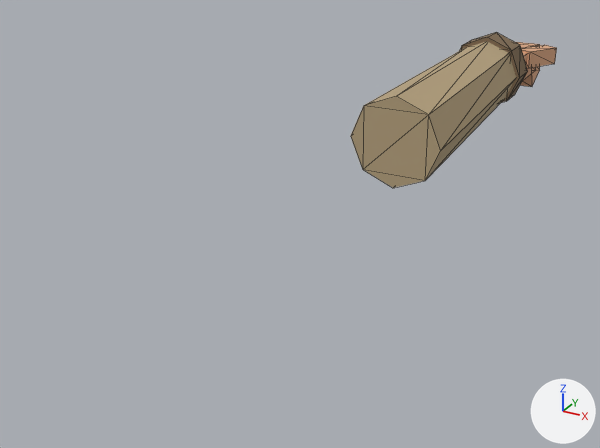
The glTF model assets/models/fp_arm_l.glb: old version first, new version second.
Camera for both pictures: a 50 mm camera at (0.309, -0.813, 0.258) aimed at (-0.069, -0.126, -0.086). Arrows for +X, +Y and +Z are at lower right; the lights stay in place. The picture after the commit comes second. Mesh edges are drawn as thin lines. Vertices at exactly the same position are counted once.

The first picture shows 'arm'.
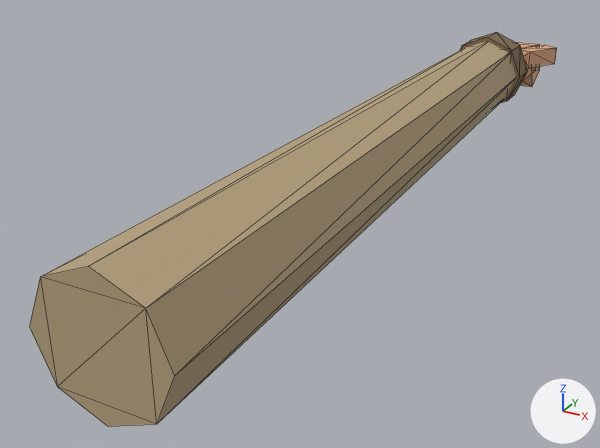
Where the newer file only moved an object's origin or applied its transform, the numbers keep the older frame.

Pixel boxes [x1, y1, x2, y2] of what changed, in the pictures (600 x 448 px; the box of a moved part takes in the faces that stretch with it):
'arm', reshaped (155% wider, 152% taller): before [351, 32, 557, 188]; after [30, 32, 557, 427]
part 1 of me_cone, moved or reshaped: before [351, 41, 516, 188]; after [30, 41, 516, 427]

Diff of the bpy script that builds the scene:
```diff
--- a/assets/models/fp_arm_l.glb.py
+++ b/assets/models/fp_arm_l.glb.py
@@ me_cone @@
 # used by ob_arm; location = (0.0, 0.11, -0.005)
-me_cone.from_pydata(...)  # 56 vertices, 92 faces; spans x -0.05..0.067, y -0.162..0.298, z -0.055..0.052
-me_cone.vertices[0].co = (0.0, -0.158, -0.055)  # pixel (392, 188)
+me_cone.from_pydata(...)  # 56 vertices, 92 faces; spans x -0.056..0.067, y -0.611..0.298, z -0.061..0.052
+# me_cone part 1
+me_cone.vertices[0].co = (0.0, -0.609, -0.061)  # pixel (107, 426)
 me_cone.vertices[1].co = (0.0, 0.161, -0.037)
-me_cone.vertices[2].co = (0.035, -0.159, -0.04)  # pixel (425, 180)
-me_cone.vertices[4].co = (0.05, -0.16, -0.005)  # pixel (440, 150)
-me_cone.vertices[6].co = (0.035, -0.161, 0.03)  # pixel (428, 114)
-me_cone.vertices[8].co = (0.0, -0.162, 0.045)  # pixel (396, 96)
+me_cone.vertices[2].co = (0.04, -0.609, -0.045)  # pixel (156, 424)
+me_cone.vertices[4].co = (0.056, -0.61, -0.005)  # pixel (174, 375)
+me_cone.vertices[6].co = (0.04, -0.611, 0.035)  # pixel (145, 308)
+me_cone.vertices[8].co = (0.0, -0.611, 0.051)  # pixel (88, 266)
 me_cone.vertices[9].co = (0.0, 0.159, 0.047)
-me_cone.vertices[10].co = (-0.035, -0.161, 0.03)  # pixel (363, 105)
-me_cone.vertices[12].co = (-0.05, -0.16, -0.005)  # pixel (350, 136)
-me_cone.vertices[14].co = (-0.035, -0.159, -0.04)  # pixel (362, 169)
+me_cone.vertices[10].co = (-0.04, -0.611, 0.035)  # pixel (40, 276)
+me_cone.vertices[12].co = (-0.056, -0.61, -0.005)  # pixel (29, 326)
+me_cone.vertices[14].co = (-0.04, -0.609, -0.045)  # pixel (57, 386)
 me_cone.materials.append(mat_linen)
```
